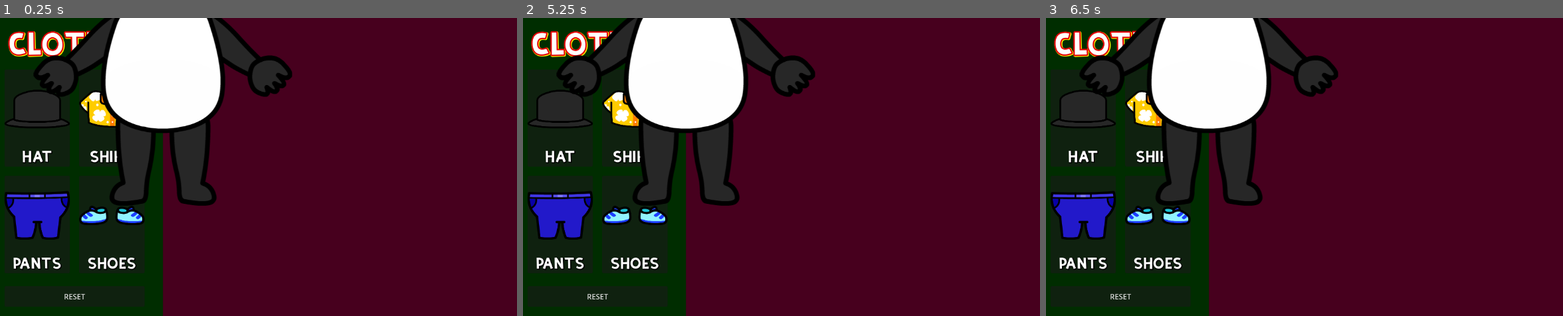
Above: before the commit, frames 1-3 (left to right).
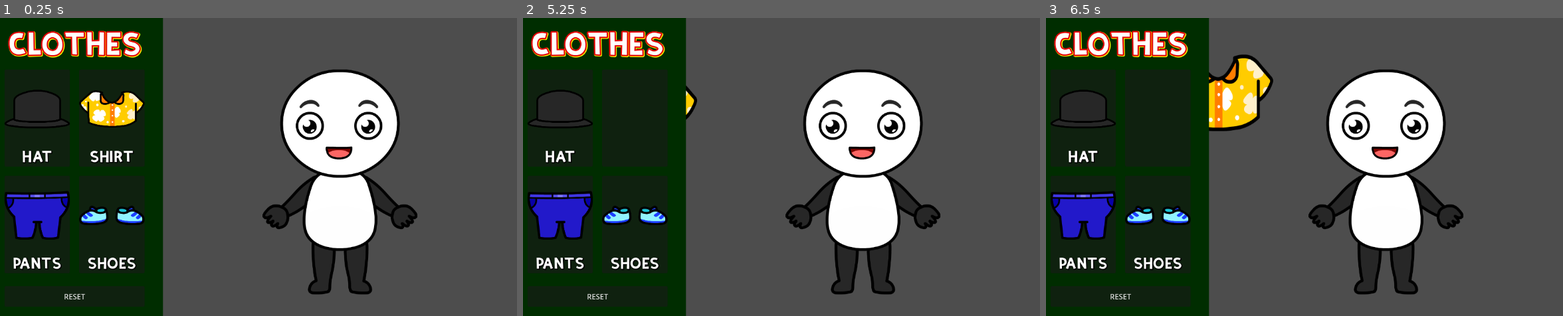
Above: after the commit, the same moments.

Repository: Vivek13130/Godot_internship_project
Game: Godot game, scene res://scenes/main.tscn
Same seed, same stepped clock (60 frames per second), same inputs: the game is played once before the commit and once after it. Before the commit the project starts from res://scenes/game.tscn.
Inputs (mouse positions are in pixels of both pictures, inside the frame that each line leads up to):
- Up to frame 1 (0.25 s): no input
- Up to frame 2 (5.25 s): tap Enter at 0.5, 2.75, 4.25 s; move the mouse to (890, 152) at 0.52 s; click (890, 152) at 0.67 s; click "RESET" at 1.25 s; tap Space at 2, 3.5, 5 s; drag from (667, 181) to (683, 68) at 2.02 s; move the mouse to (828, 101) at 2.77 s; click (828, 101) at 2.92 s; drag from (750, 226) to (683, 152) at 3.52 s; move the mouse to (931, 211) at 4.27 s; click (931, 211) at 4.42 s; drag from (616, 122) to (693, 92) at 5.02 s
- Up to frame 3 (6.5 s): move the mouse to (1325, 167) at 5.77 s; click (1325, 167) at 5.92 s

The runs differ from the first frame. In frame 1, 75% of the frame differs, in the area x 6-100%, y 0-100%; in frame 2, 75%; in frame 3, 75%.

Commit message:
basic drag working , updated core logic
got good momentum

Diff:
--- /dev/null
+++ b/character.gd
@@ -0,0 +1,19 @@
+extends Node2D
+
+# Dictionary mapping valid item types to their target areas
+var valid_areas = {
+	"hat": "HeadArea",
+	"pants": "LegsArea"
+}
+
+#func check_valid_overlap(dropped_item: Node2D) -> bool:
+	#for area_name in valid_areas.values():
+		#var area = $[area_name]  # Assuming "HeadArea" and "LegsArea" are children of this node
+		#if area and area.get_overlapping_bodies().has(dropped_item):
+			#if dropped_item.name == valid_areas.find(area_name):
+				#return true  # Valid placement
+	#return false
+
+
+func _on_head_area_area_entered(area: Area2D) -> void:
+	print(area.name)
--- a/character.tscn
+++ b/character.tscn
@@ -1,5 +1,6 @@
-[gd_scene load_steps=6 format=3 uid="uid://df3hqc8ouooep"]
+[gd_scene load_steps=7 format=3 uid="uid://df3hqc8ouooep"]
 
+[ext_resource type="Script" path="res://character.gd" id="1_3iobu"]
 [ext_resource type="Texture2D" uid="uid://cvv0wl5n8yxph" path="res://assets/PNGs/Character_.png" id="1_by08l"]
 
 [sub_resource type="CircleShape2D" id="CircleShape2D_1de55"]
@@ -17,50 +18,57 @@
 height = 259.795
 
 [node name="Character" type="Node2D"]
+script = ExtResource("1_3iobu")
 
 [node name="Sprite2D" type="Sprite2D" parent="."]
 texture = ExtResource("1_by08l")
 
 [node name="head" type="Node2D" parent="Sprite2D"]
 
-[node name="Area2D" type="Area2D" parent="Sprite2D/head"]
+[node name="HeadArea" type="Area2D" parent="Sprite2D/head"]
 
-[node name="CollisionShape2D" type="CollisionShape2D" parent="Sprite2D/head/Area2D"]
+[node name="CollisionShape2D" type="CollisionShape2D" parent="Sprite2D/head/HeadArea"]
 position = Vector2(0, -212)
 shape = SubResource("CircleShape2D_1de55")
 
 [node name="MarkerHead" type="Marker2D" parent="Sprite2D/head"]
+position = Vector2(0, -362)
 
 [node name="body" type="Node2D" parent="Sprite2D"]
 
-[node name="Area2D" type="Area2D" parent="Sprite2D/body"]
+[node name="BodyArea" type="Area2D" parent="Sprite2D/body"]
 
-[node name="CollisionShape2D" type="CollisionShape2D" parent="Sprite2D/body/Area2D"]
+[node name="CollisionShape2D" type="CollisionShape2D" parent="Sprite2D/body/BodyArea"]
 position = Vector2(-1, 113)
 shape = SubResource("CapsuleShape2D_ysmr8")
 debug_color = Color(0.288232, 0.630143, 0, 0.42)
 
 [node name="MarkerBody" type="Marker2D" parent="Sprite2D/body"]
+position = Vector2(0, 52)
 
 [node name="legs" type="Node2D" parent="Sprite2D"]
 
-[node name="Area2D" type="Area2D" parent="Sprite2D/legs"]
+[node name="LegsArea" type="Area2D" parent="Sprite2D/legs"]
 
-[node name="CollisionShape2D" type="CollisionShape2D" parent="Sprite2D/legs/Area2D"]
+[node name="CollisionShape2D" type="CollisionShape2D" parent="Sprite2D/legs/LegsArea"]
 position = Vector2(-5, 290)
 shape = SubResource("CircleShape2D_6thgb")
 debug_color = Color(0.670568, 0.309023, 1, 0.42)
 
 [node name="MarkerLegs" type="Marker2D" parent="Sprite2D/legs"]
+position = Vector2(0, 289)
 
 [node name="feet" type="Node2D" parent="Sprite2D"]
 
-[node name="Area2D" type="Area2D" parent="Sprite2D/feet"]
+[node name="FeetArea" type="Area2D" parent="Sprite2D/feet"]
 
-[node name="CollisionShape2D" type="CollisionShape2D" parent="Sprite2D/feet/Area2D"]
+[node name="CollisionShape2D" type="CollisionShape2D" parent="Sprite2D/feet/FeetArea"]
 position = Vector2(-2, 381)
 rotation = 1.58765
 shape = SubResource("CapsuleShape2D_3geyg")
 debug_color = Color(0.988851, 0, 0.297294, 0.42)
 
 [node name="MarkerFeet" type="Marker2D" parent="Sprite2D/feet"]
+position = Vector2(0, 379)
+
+[connection signal="area_entered" from="Sprite2D/head/HeadArea" to="." method="_on_head_area_area_entered"]
--- a/gameplay.gd
+++ b/gameplay.gd
@@ -1,11 +1,22 @@
 extends Node2D
+@onready var character: Node2D = $Character
+@onready var drag_drop: Node2D = $DragDrop
+
+var viewport : Vector2 # to store the viewport size
+# all main component positions will be set via code to handle all type of devices
+
+func _ready() -> void:
+	handle_character_position()
 
 
-# Called when the node enters the scene tree for the first time.
-func _ready() -> void:
-	pass # Replace with function body.
+func _process(delta: float) -> void:
+	if(get_viewport().size.x != viewport.x || get_viewport().size.y != viewport.y):
+		# if viewport changes , recalculate the position
+		handle_character_position()
 
 
-# Called every frame. 'delta' is the elapsed time since the previous frame.
-func _process(delta: float) -> void:
-	pass
+func handle_character_position():
+	# this function will make sure our character stay in center of screen
+	viewport = get_viewport().size
+	character.global_position.x = (viewport.x * 2) / 3
+	character.global_position.y = (viewport.y * 5.5) / 10
--- /dev/null
+++ b/manager.gd
@@ -0,0 +1,34 @@
+extends Node
+#this is a global file and it will store :
+# assets
+# any common variable
+# intermediate communicating functions
+# default values , etc
+
+signal item_selected(item : String)
+signal hide_item_from_UI(item : String)
+
+var grabbed : bool = false;
+
+var item_scenes = {
+	"hat": "res://scenes/hat.tscn",
+	"shoes": "res://scenes/shoe.tscn",
+	"pant": "res://scenes/pant.tscn",
+	"shirt": "res://scenes/shirt.tscn",
+}
+
+var current_dragged_scene_path: String = ""
+
+func drag_drop_launch(item_type : String):
+	print("drag drop launched for " , item_type)
+	grabbed = true # now it can be turned off only by DragDrop
+
+	# we need to hide this item from UI
+	emit_signal("hide_item_from_UI", item_type)
+
+	# emit the signal to DragDrop Scene
+	if item_scenes.has(item_type):
+		current_dragged_scene_path = (item_scenes[item_type])
+		emit_signal("item_selected", item_type, current_dragged_scene_path)
+	else:
+		print("Invalid item type: ", item_type)
--- a/project.godot
+++ b/project.godot
@@ -11,6 +11,10 @@
 [application]
 
 config/name="Internship P1-test2"
-run/main_scene="res://scenes/game.tscn"
+run/main_scene="res://scenes/main.tscn"
 config/features=PackedStringArray("4.3", "Forward Plus")
 config/icon="res://icon.svg"
+
+[autoload]
+
+Manager="*res://manager.gd"
--- a/scenes/character_panel.tscn
+++ b/scenes/character_panel.tscn
@@ -1,8 +1,6 @@
-[gd_scene load_steps=4 format=3 uid="uid://cotksyc1eknrd"]
+[gd_scene load_steps=2 format=3 uid="uid://cotksyc1eknrd"]
 
 [ext_resource type="Script" path="res://scenes/character_panel.gd" id="1_vg48i"]
-[ext_resource type="Texture2D" uid="uid://cvv0wl5n8yxph" path="res://assets/PNGs/Character_.png" id="2_gutx0"]
-[ext_resource type="PackedScene" uid="uid://df3hqc8ouooep" path="res://character.tscn" id="3_l8cjh"]
 
 [node name="CharacterPanel" type="Control"]
 layout_mode = 3
@@ -14,6 +12,7 @@
 script = ExtResource("1_vg48i")
 
 [node name="ColorRect" type="ColorRect" parent="."]
+visible = false
 layout_mode = 1
 anchors_preset = 15
 anchor_right = 1.0
@@ -21,21 +20,3 @@
 grow_horizontal = 2
 grow_vertical = 2
 color = Color(0.276732, 3.60981e-08, 0.119492, 1)
-
-[node name="TextureRect" type="TextureRect" parent="."]
-visible = false
-layout_mode = 2
-texture = ExtResource("2_gutx0")
-expand_mode = 1
-stretch_mode = 5
-
-[node name="MarginContainer" type="MarginContainer" parent="."]
-layout_mode = 1
-anchors_preset = 15
-anchor_right = 1.0
-anchor_bottom = 1.0
-grow_horizontal = 2
-grow_vertical = 2
-
-[node name="Character" parent="MarginContainer" instance=ExtResource("3_l8cjh")]
-layout_mode = 2
--- /dev/null
+++ b/scenes/drag_drop.gd
@@ -0,0 +1,50 @@
+extends Node2D
+
+var dragged_item = null
+
+func _ready():
+	Manager.connect("item_selected", _on_item_selected)
+
+func _on_item_selected(item, item_scene_path):
+	print(item_scene_path)
+	dragged_item = load(item_scene_path).instantiate()
+	handle_scale(item , dragged_item)
+	dragged_item.z_index = 999
+	add_child(dragged_item)  # this is neccessary to make it visible
+	# if it is not added to scene tree, then it will not be visible
+
+func handle_scale(item , dragged_item): # custom scale values , so that dress fits character
+	if(item == "hat"):
+		dragged_item.scale = Vector2(0.65, 0.65)
+	elif(item == "shoes"):
+		dragged_item.scale = Vector2(0.7, 0.6)
+	elif(item == "shirt"):
+		dragged_item.scale = Vector2(0.65, 0.8)
+	elif(item == "pant"):
+		dragged_item.scale = Vector2(0.65, 0.6)
+	else:
+		print("setting scale of invalid item")
+
+func _process(delta):
+	if dragged_item:
+		dragged_item.global_position = get_global_mouse_position()
+
+
+func _input(event: InputEvent) -> void:
+	if event is InputEventMouseButton and event.button_index == MOUSE_BUTTON_LEFT and not event.pressed:
+		Manager.grabbed = false
+		print("Mouse button released!")
+		var temp_dragged_item = dragged_item # add this to parent element.
+		dragged_item = null
+			# Notify the character scene about the release and check for overlaps
+		var character = get_parent().get_node("Character")
+		if character :
+			print(character)
+		else:
+			print("ch not found @@@@@ ")
+			#if character and character.check_valid_overlap(dragged_item):
+				#print("Item successfully placed!")
+			#else:
+				#print("Invalid placement. Returning item to UI.")
+				#dragged_item.queue_free()  # Remove the item if placement is invalid
+				#dragged_item = null
--- /dev/null
+++ b/scenes/drag_drop.tscn
@@ -0,0 +1,6 @@
+[gd_scene load_steps=2 format=3 uid="uid://ccjsibrc0cwin"]
+
+[ext_resource type="Script" path="res://scenes/drag_drop.gd" id="1_2ovnb"]
+
+[node name="DragDrop" type="Node2D"]
+script = ExtResource("1_2ovnb")
--- a/scenes/game.tscn
+++ b/scenes/game.tscn
@@ -3,16 +3,9 @@
 [ext_resource type="PackedScene" uid="uid://boacvekuk0q3e" path="res://scenes/tool_panel.tscn" id="1_ue61k"]
 [ext_resource type="PackedScene" uid="uid://cotksyc1eknrd" path="res://scenes/character_panel.tscn" id="2_f3fx5"]
 
-[node name="Game" type="Control"]
-layout_mode = 3
-anchors_preset = 15
-anchor_right = 1.0
-anchor_bottom = 1.0
-grow_horizontal = 2
-grow_vertical = 2
+[node name="Game UI" type="CanvasLayer"]
 
 [node name="HBoxContainer" type="HBoxContainer" parent="."]
-layout_mode = 1
 anchors_preset = 15
 anchor_right = 1.0
 anchor_bottom = 1.0
--- /dev/null
+++ b/scenes/gameplay.tscn
@@ -0,0 +1,15 @@
+[gd_scene load_steps=4 format=3 uid="uid://1boprojyi0wc"]
+
+[ext_resource type="Script" path="res://gameplay.gd" id="1_sy1rp"]
+[ext_resource type="PackedScene" uid="uid://df3hqc8ouooep" path="res://character.tscn" id="2_mx6cu"]
+[ext_resource type="PackedScene" uid="uid://ccjsibrc0cwin" path="res://scenes/drag_drop.tscn" id="3_gafl1"]
+
+[node name="gameplay" type="Node2D"]
+script = ExtResource("1_sy1rp")
+
+[node name="Character" parent="." instance=ExtResource("2_mx6cu")]
+position = Vector2(805, 334)
+scale = Vector2(0.6, 0.6)
+
+[node name="DragDrop" parent="." instance=ExtResource("3_gafl1")]
+position = Vector2(-228, 260)
--- /dev/null
+++ b/scenes/hat.tscn
@@ -0,0 +1,16 @@
+[gd_scene load_steps=2 format=3 uid="uid://esqspc0l7i16"]
+
+[ext_resource type="Texture2D" uid="uid://x55fqduhj2ig" path="res://assets/PNGs/Hat_.png" id="1_thx4h"]
+
+[node name="hat" type="Sprite2D"]
+z_index = 999
+position = Vector2(-1, 112)
+texture = ExtResource("1_thx4h")
+offset = Vector2(1, -112)
+
+[node name="hatArea" type="Area2D" parent="."]
+
+[node name="CollisionPolygon2D" type="CollisionPolygon2D" parent="hatArea"]
+position = Vector2(3, -111)
+scale = Vector2(1.01044, 0.995427)
+polygon = PackedVector2Array(-1, -110, 136.574, -84.3859, 136.967, 49.5107, 196.943, 85.3905, 2.969, 119.547, -216.737, 88.4043, -136.574, 54.2481, -136.574, -86.3951)
--- /dev/null
+++ b/scenes/main.tscn
@@ -0,0 +1,10 @@
+[gd_scene load_steps=3 format=3 uid="uid://544twie7pd66"]
+
+[ext_resource type="PackedScene" uid="uid://3b2keqfcwayl" path="res://scenes/game.tscn" id="1_p7u6o"]
+[ext_resource type="PackedScene" uid="uid://1boprojyi0wc" path="res://scenes/gameplay.tscn" id="2_aqiiy"]
+
+[node name="Main" type="Node2D"]
+
+[node name="Game UI" parent="." instance=ExtResource("1_p7u6o")]
+
+[node name="gameplay" parent="." instance=ExtResource("2_aqiiy")]
--- /dev/null
+++ b/scenes/pant.tscn
@@ -0,0 +1,13 @@
+[gd_scene load_steps=2 format=3 uid="uid://bhu6xixkm6clh"]
+
+[ext_resource type="Texture2D" uid="uid://clg6rcn60h4e8" path="res://assets/PNGs/Pant_.png" id="1_v6dd8"]
+
+[node name="pant" type="Sprite2D"]
+texture = ExtResource("1_v6dd8")
+
+[node name="pantArea" type="Area2D" parent="."]
+
+[node name="CollisionPolygon2D" type="CollisionPolygon2D" parent="pantArea"]
+position = Vector2(0.510273, 1.49063)
+scale = Vector2(1.0206, 0.990625)
+polygon = PackedVector2Array(-1, -95, 133, -101, 91, 98, -92, 99, -134, -98)
--- /dev/null
+++ b/scenes/shirt.tscn
@@ -0,0 +1,11 @@
+[gd_scene load_steps=2 format=3 uid="uid://bj2cwhdk5kyof"]
+
+[ext_resource type="Texture2D" uid="uid://dtnucohwexsok" path="res://assets/PNGs/Shirt_.png" id="1_6e8u4"]
+
+[node name="shirt" type="Sprite2D"]
+texture = ExtResource("1_6e8u4")
+
+[node name="shirtArea" type="Area2D" parent="."]
+
+[node name="CollisionPolygon2D" type="CollisionPolygon2D" parent="shirtArea"]
+polygon = PackedVector2Array(0, 101, 136, 101, 184, -35, 110, -107, -109, -107, -188, -38, -127, 92)
--- /dev/null
+++ b/scenes/shoe.tscn
@@ -0,0 +1,14 @@
+[gd_scene load_steps=3 format=3 uid="uid://c8jyseajqvuij"]
+
+[ext_resource type="Texture2D" uid="uid://ctiertc6mgwqj" path="res://assets/PNGs/Shoes_.png" id="1_o80e8"]
+
+[sub_resource type="RectangleShape2D" id="RectangleShape2D_nne22"]
+size = Vector2(305, 93)
+
+[node name="shoe" type="Sprite2D"]
+texture = ExtResource("1_o80e8")
+
+[node name="shoeArea" type="Area2D" parent="."]
+
+[node name="CollisionShape2D" type="CollisionShape2D" parent="shoeArea"]
+shape = SubResource("RectangleShape2D_nne22")
--- /dev/null
+++ b/scenes/tool_panel.gd
@@ -0,0 +1,46 @@
+extends Control
+@onready var hat_card: VBoxContainer = $MarginContainer/OuterVBox/MainVBox/UpperHBox/Panel/hatCard
+@onready var shirt_card: VBoxContainer = $MarginContainer/OuterVBox/MainVBox/UpperHBox/Panel2/shirtCard
+@onready var pants_card: VBoxContainer = $MarginContainer/OuterVBox/MainVBox/LowerHBox/Panel/pantsCard
+@onready var shoes_card: VBoxContainer = $MarginContainer/OuterVBox/MainVBox/LowerHBox/Panel2/shoesCard
+
+
+func _ready() -> void:
+	Manager.connect("hide_item_from_UI", hide_item_from_UI)
+
+
+func _process(delta: float) -> void:
+	pass
+
+func hide_item_from_UI(item : String):
+	print("hiding : ", item)
+	if(item == "pant"):
+		pants_card.visible = false
+	elif(item == "hat"):
+		hat_card.visible = false
+	elif(item == "shoes"):
+		shoes_card.visible = false
+	elif(item == "shirt"):
+		shirt_card.visible = false
+	else:
+		print("item not found to hide : ", item)
+
+func _on_card_1_gui_input(event: InputEvent) -> void:
+	if event is InputEventMouseButton and event.button_index == MOUSE_BUTTON_LEFT and event.pressed:
+		print("hat clicked in UI")
+		Manager.drag_drop_launch("hat")
+
+func _on_card_2_gui_input(event: InputEvent) -> void:
+	if event is InputEventMouseButton and event.button_index == MOUSE_BUTTON_LEFT and event.pressed:
+		print("shirt clicked in UI")
+		Manager.drag_drop_launch("shirt")
+
+func _on_card_3_gui_input(event: InputEvent) -> void:
+	if event is InputEventMouseButton and event.button_index == MOUSE_BUTTON_LEFT and event.pressed:
+		print("pant clicked in UI")
+		Manager.drag_drop_launch("pant")
+
+func _on_card_4_gui_input(event: InputEvent) -> void:
+	if event is InputEventMouseButton and event.button_index == MOUSE_BUTTON_LEFT and event.pressed:
+		print("shoes clicked in UI")
+		Manager.drag_drop_launch("shoes")
--- a/scenes/tool_panel.tscn
+++ b/scenes/tool_panel.tscn
@@ -1,5 +1,6 @@
-[gd_scene load_steps=8 format=3 uid="uid://boacvekuk0q3e"]
-
+[gd_scene load_steps=9 format=3 uid="uid://boacvekuk0q3e"]
+
+[ext_resource type="Script" path="res://scenes/tool_panel.gd" id="1_effyl"]
 [ext_resource type="FontFile" uid="uid://b6cby77ov0gap" path="res://assets/kirifont/KiriFont.otf" id="1_mte48"]
 [ext_resource type="Texture2D" uid="uid://x55fqduhj2ig" path="res://assets/PNGs/Hat_.png" id="1_vvo0v"]
 [ext_resource type="Texture2D" uid="uid://dtnucohwexsok" path="res://assets/PNGs/Shirt_.png" id="2_7xgo3"]
@@ -28,6 +29,7 @@
 anchor_bottom = 1.0
 grow_horizontal = 2
 grow_vertical = 2
+script = ExtResource("1_effyl")
 
 [node name="ColorRect" type="ColorRect" parent="."]
 layout_mode = 1
@@ -78,16 +80,16 @@
 layout_mode = 2
 size_flags_horizontal = 3
 
-[node name="Card 1" type="VBoxContainer" parent="MarginContainer/OuterVBox/MainVBox/UpperHBox/Panel"]
-layout_mode = 1
-anchors_preset = 15
-anchor_right = 1.0
-anchor_bottom = 1.0
-grow_horizontal = 2
-grow_vertical = 2
-size_flags_horizontal = 3
-
-[node name="TextureRect" type="TextureRect" parent="MarginContainer/OuterVBox/MainVBox/UpperHBox/Panel/Card 1"]
+[node name="hatCard" type="VBoxContainer" parent="MarginContainer/OuterVBox/MainVBox/UpperHBox/Panel"]
+layout_mode = 1
+anchors_preset = 15
+anchor_right = 1.0
+anchor_bottom = 1.0
+grow_horizontal = 2
+grow_vertical = 2
+size_flags_horizontal = 3
+
+[node name="TextureRect" type="TextureRect" parent="MarginContainer/OuterVBox/MainVBox/UpperHBox/Panel/hatCard"]
 layout_mode = 2
 size_flags_vertical = 3
 size_flags_stretch_ratio = 10.0
@@ -95,7 +97,7 @@
 expand_mode = 1
 stretch_mode = 5
 
-[node name="Name" type="Label" parent="MarginContainer/OuterVBox/MainVBox/UpperHBox/Panel/Card 1"]
+[node name="Name" type="Label" parent="MarginContainer/OuterVBox/MainVBox/UpperHBox/Panel/hatCard"]
 layout_mode = 2
 size_flags_vertical = 3
 size_flags_stretch_ratio = 2.0
@@ -108,16 +110,16 @@
 layout_mode = 2
 size_flags_horizontal = 3
 
-[node name="Card 2" type="VBoxContainer" parent="MarginContainer/OuterVBox/MainVBox/UpperHBox/Panel2"]
-layout_mode = 1
-anchors_preset = 15
-anchor_right = 1.0
-anchor_bottom = 1.0
-grow_horizontal = 2
-grow_vertical = 2
-size_flags_horizontal = 3
-
-[node name="TextureRect" type="TextureRect" parent="MarginContainer/OuterVBox/MainVBox/UpperHBox/Panel2/Card 2"]
+[node name="shirtCard" type="VBoxContainer" parent="MarginContainer/OuterVBox/MainVBox/UpperHBox/Panel2"]
+layout_mode = 1
+anchors_preset = 15
+anchor_right = 1.0
+anchor_bottom = 1.0
+grow_horizontal = 2
+grow_vertical = 2
+size_flags_horizontal = 3
+
+[node name="TextureRect" type="TextureRect" parent="MarginContainer/OuterVBox/MainVBox/UpperHBox/Panel2/shirtCard"]
 layout_mode = 2
 size_flags_vertical = 3
 size_flags_stretch_ratio = 10.0
@@ -125,7 +127,7 @@
 expand_mode = 1
 stretch_mode = 5
 
-[node name="Name" type="Label" parent="MarginContainer/OuterVBox/MainVBox/UpperHBox/Panel2/Card 2"]
+[node name="Name" type="Label" parent="MarginContainer/OuterVBox/MainVBox/UpperHBox/Panel2/shirtCard"]
 layout_mode = 2
 size_flags_vertical = 3
 size_flags_stretch_ratio = 2.0
@@ -144,16 +146,16 @@
 layout_mode = 2
 size_flags_horizontal = 3
 
-[node name="Card 3" type="VBoxContainer" parent="MarginContainer/OuterVBox/MainVBox/LowerHBox/Panel"]
-layout_mode = 1
-anchors_preset = 15
-anchor_right = 1.0
-anchor_bottom = 1.0
-grow_horizontal = 2
-grow_vertical = 2
-size_flags_horizontal = 3
-
-[node name="TextureRect" type="TextureRect" parent="MarginContainer/OuterVBox/MainVBox/LowerHBox/Panel/Card 3"]
+[node name="pantsCard" type="VBoxContainer" parent="MarginContainer/OuterVBox/MainVBox/LowerHBox/Panel"]
+layout_mode = 1
+anchors_preset = 15
+anchor_right = 1.0
+anchor_bottom = 1.0
+grow_horizontal = 2
+grow_vertical = 2
+size_flags_horizontal = 3
+
+[node name="TextureRect" type="TextureRect" parent="MarginContainer/OuterVBox/MainVBox/LowerHBox/Panel/pantsCard"]
 layout_mode = 2
 size_flags_vertical = 3
 size_flags_stretch_ratio = 10.0
@@ -161,7 +163,7 @@
 expand_mode = 1
 stretch_mode = 5
 
-[node name="Name" type="Label" parent="MarginContainer/OuterVBox/MainVBox/LowerHBox/Panel/Card 3"]
+[node name="Name" type="Label" parent="MarginContainer/OuterVBox/MainVBox/LowerHBox/Panel/pantsCard"]
 layout_mode = 2
 size_flags_vertical = 3
 size_flags_stretch_ratio = 2.0
@@ -174,16 +176,16 @@
 layout_mode = 2
 size_flags_horizontal = 3
 
-[node name="Card 4" type="VBoxContainer" parent="MarginContainer/OuterVBox/MainVBox/LowerHBox/Panel2"]
-layout_mode = 1
-anchors_preset = 15
-anchor_right = 1.0
-anchor_bottom = 1.0
-grow_horizontal = 2
-grow_vertical = 2
-size_flags_horizontal = 3
-
-[node name="TextureRect" type="TextureRect" parent="MarginContainer/OuterVBox/MainVBox/LowerHBox/Panel2/Card 4"]
+[node name="shoesCard" type="VBoxContainer" parent="MarginContainer/OuterVBox/MainVBox/LowerHBox/Panel2"]
+layout_mode = 1
+anchors_preset = 15
+anchor_right = 1.0
+anchor_bottom = 1.0
+grow_horizontal = 2
+grow_vertical = 2
+size_flags_horizontal = 3
+
+[node name="TextureRect" type="TextureRect" parent="MarginContainer/OuterVBox/MainVBox/LowerHBox/Panel2/shoesCard"]
 layout_mode = 2
 size_flags_vertical = 3
 size_flags_stretch_ratio = 10.0
@@ -191,7 +193,7 @@
 expand_mode = 1
 stretch_mode = 5
 
-[node name="Name" type="Label" parent="MarginContainer/OuterVBox/MainVBox/LowerHBox/Panel2/Card 4"]
+[node name="Name" type="Label" parent="MarginContainer/OuterVBox/MainVBox/LowerHBox/Panel2/shoesCard"]
 layout_mode = 2
 size_flags_vertical = 3
 size_flags_stretch_ratio = 2.0
@@ -212,3 +214,8 @@
 size_flags_stretch_ratio = 2.0
 focus_mode = 0
 text = "RESET"
+
+[connection signal="gui_input" from="MarginContainer/OuterVBox/MainVBox/UpperHBox/Panel/hatCard" to="." method="_on_card_1_gui_input"]
+[connection signal="gui_input" from="MarginContainer/OuterVBox/MainVBox/UpperHBox/Panel2/shirtCard" to="." method="_on_card_2_gui_input"]
+[connection signal="gui_input" from="MarginContainer/OuterVBox/MainVBox/LowerHBox/Panel/pantsCard" to="." method="_on_card_3_gui_input"]
+[connection signal="gui_input" from="MarginContainer/OuterVBox/MainVBox/LowerHBox/Panel2/shoesCard" to="." method="_on_card_4_gui_input"]
